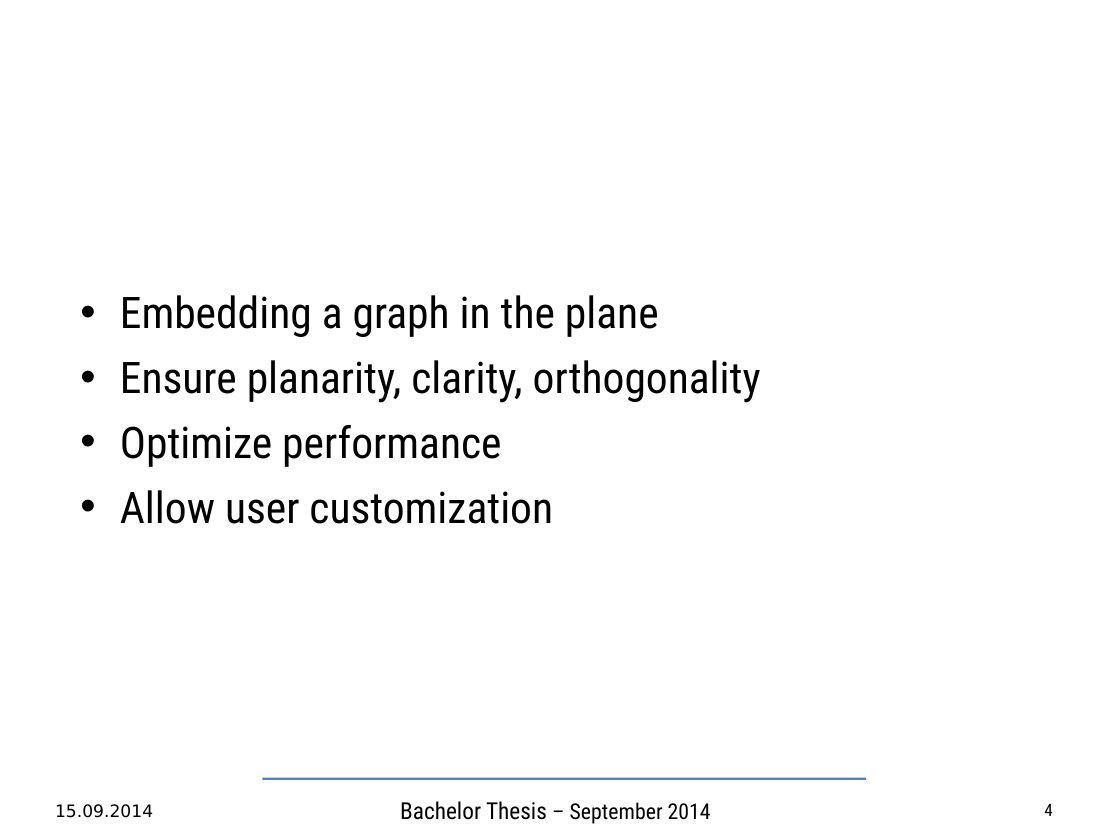
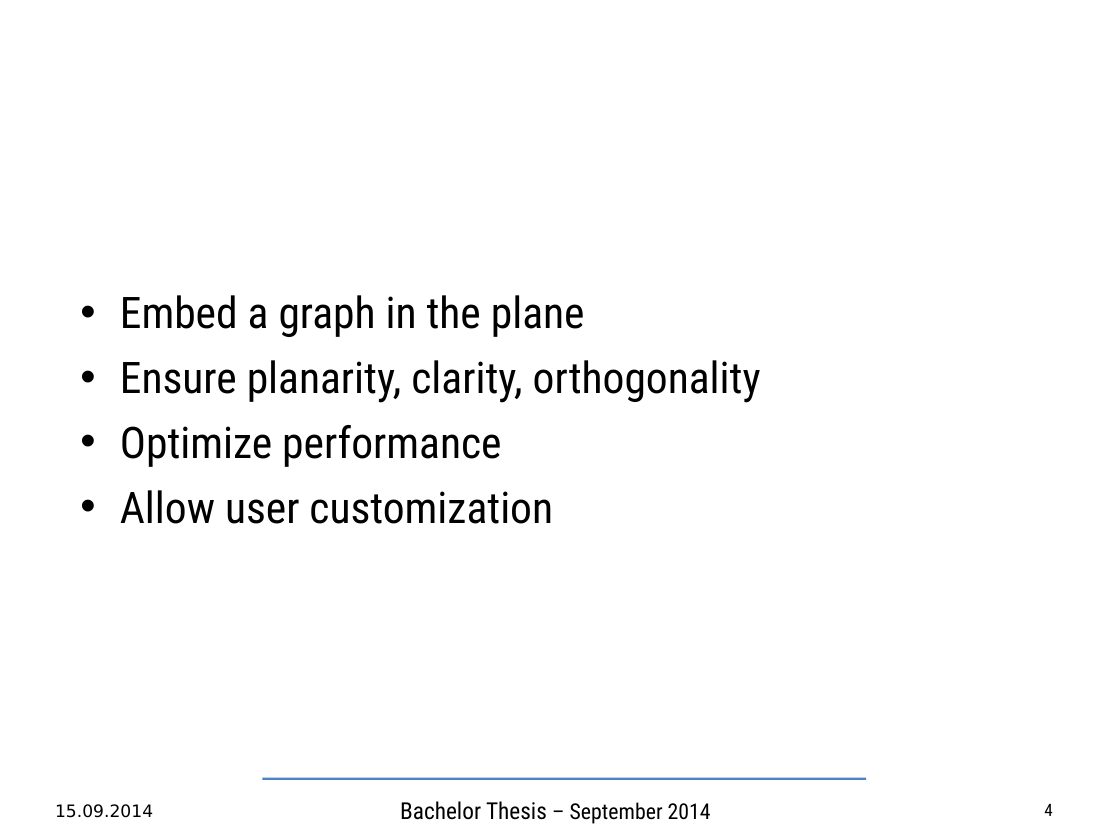
Before and after one commit to TudorVisan/Diploma, a slide deck: slide 4 of andrei.musat/prez/articol/bachelor-slides-en.odp. Drawn at 1120x840 pixels with LibreOffice and Linux fonts; fonts in the diff are those of the drawing; background and template pictures are left out. Boxes give left, top, right and bottom in pixels: in the first picture for what was removed or moved away, otherwise in the second. Text is boxed around its words. In the diff, an @@ line names an element or a change of style, - is before the commit and + after.

```diff
--- a/andrei.musat/prez/articol/bachelor-slides-en.odp
+++ b/andrei.musat/prez/articol/bachelor-slides-en.odp
@@ text at (120,295,585,337): text changed @@
-• Embedding a graph in the plane
+• Embed a graph in the plane
```
Also in this commit, not shown: 3 other slides changed.
